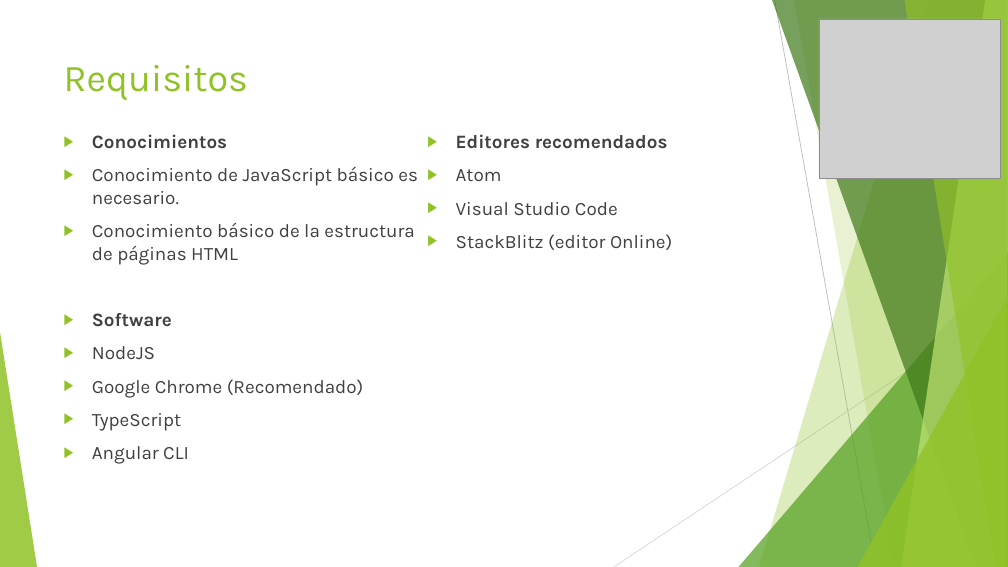
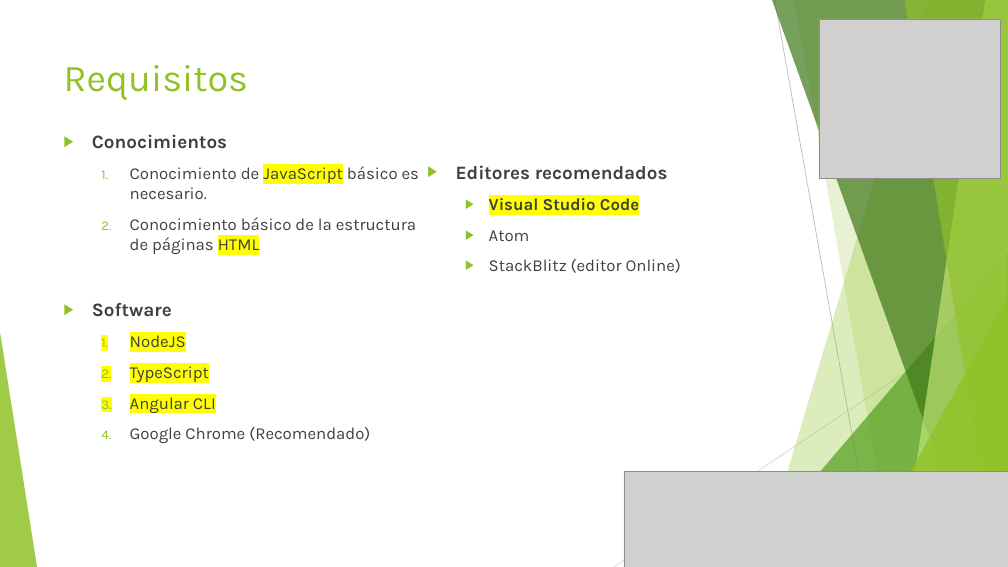
Before and after one commit to jpchSubzero/tartaro, a slide deck: slide 2 of angular/eShopApp/Recursos/Angular.pptx (slide 3 before the commit). Drawn at 1008x567 pixels with LibreOffice and Linux fonts; fonts in the diff are those of the drawing; grey boxes stand for pictures. Boxes give left, top, right and bottom in pixels: in the first picture for what was removed or moved away, otherwise in the second. Text is boxed around its words. In the diff, an @@ line names an element or a change of style, - is before the commit and + after.

```diff
--- a/angular/eShopApp/Recursos/Angular.pptx
+++ b/angular/eShopApp/Recursos/Angular.pptx
@@ text at (92, 134, 681, 443): paragraph removed @@
-▶ Visual Studio Code
@@ text at (130, 166, 681, 414): size 18 to 16 pt in "Conocimiento de JavaScript básico es necesario.", "Conocimiento básico de la estructura de páginas ...", "NodeJS", "TypeScript" and 3 more places; highlight none to #FFFF00 in "JavaScript", "HTML", "NodeJS", "TypeScript" and 1 more places; bullet ▶ to 1.; list level 1 to 2 in "Conocimiento de JavaScript básico es ..."; list level 1 to 2 in "Conocimiento básico de la estructura ..."; list level 1 to 2 in "NodeJS"; list level 1 to 2 in "TypeScript"; list level 1 to 2 in "Angular CLI"; list level 1 to 2 in "Atom"; list level 1 to 2 in "StackBlitz (editor Online)" @@
@@ text at (489, 198, 639, 210): paragraph added @@
+  ▶ Visual Studio Code
@@ text at (92, 379, 364, 398): paragraph removed @@
-▶ Google Chrome (Recomendado)
@@ text at (130, 427, 370, 443): paragraph added @@
+  4. Google Chrome (Recomendado)
@@ picture added at (624, 471, 1008, 567) @@
```
Also in this commit, not shown: 18 other slides changed, 10 slides added, 43 other files.
